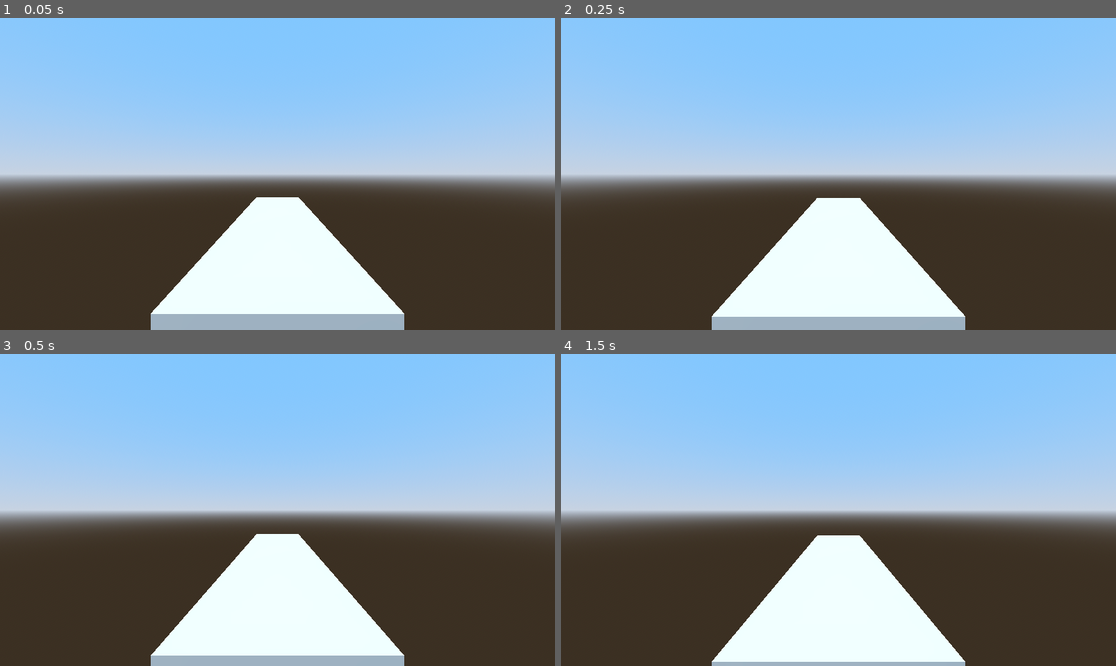
Above: before the commit, frames 1-4 (two rows, left to right).
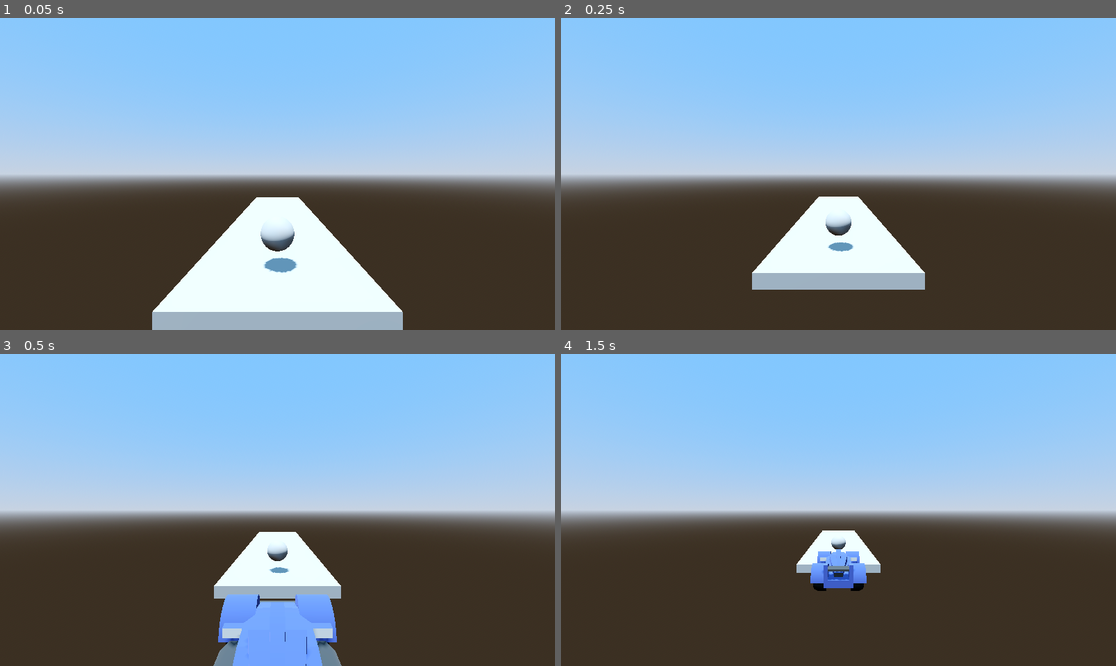
Above: after the commit, the same moments.

Repository: sassani134/arcadeStyleCarGame
Game: Godot game, scene res://Scenes/testPlatform.tscn
Same seed, same stepped clock (60 frames per second), same inputs: the game is played once before the commit and once after it. The project has no main scene, so this scene is started directly.
Inputs (mouse positions are in pixels of both pictures, inside the frame that each line leads up to):
- Up to frame 1 (0.05 s): no input
- Up to frame 2 (0.25 s): no input
- Up to frame 3 (0.5 s): no input
- Up to frame 4 (1.5 s): tap Enter (ui_accept) at 0.5, 0.77, 1.25 s; move the mouse to (960, 494) at 0.52 s; hold D 0.53-1.28 s; hold F 0.53-1.28 s; click (960, 494) at 0.67 s; move the mouse to (727, 525) at 1.27 s; hold S from 1.28 s (still down); tap Space at 1.35 s

The runs differ from the first frame. In frame 1, 0.9% of the frame differs, in the area x 27-73%, y 65-100%; in frame 2, 7.8%; in frame 3, 9.6%; in frame 4, 11%, in the area x 27-73%, y 56-100%.

Commit message:
The camera is showing the car but in a bizzare way - needed to follow the mesh and not the rigid body - need improvment

Diff:
--- a/Scenes/car.tscn
+++ b/Scenes/car.tscn
@@ -12,6 +12,8 @@
 
 [sub_resource type="SphereShape3D" id="SphereShape3D_c8lug"]
 radius = 1.0
+
+[sub_resource type="SphereMesh" id="SphereMesh_fmvpj"]
 
 [sub_resource type="Resource" id="Resource_dupl0"]
 script = ExtResource("5_e26mb")
@@ -37,8 +39,11 @@
 angular_damp = 10.0
 script = ExtResource("1_ij2de")
 
-[node name="Sphere" type="CollisionShape3D" parent="."]
+[node name="CollisionShape3D" type="CollisionShape3D" parent="."]
 shape = SubResource("SphereShape3D_c8lug")
+
+[node name="MeshInstance3D" type="MeshInstance3D" parent="CollisionShape3D"]
+mesh = SubResource("SphereMesh_fmvpj")
 
 [node name="CarMesh" parent="." instance=ExtResource("2_yirdf")]
 
@@ -56,7 +61,7 @@
 script = ExtResource("4_80avm")
 priority = 1
 follow_mode = 6
-follow_target = NodePath("..")
+follow_target = NodePath("../CarMesh")
 look_at_target = NodePath("..")
 tween_resource = SubResource("Resource_dupl0")
 camera_3d_resource = SubResource("Resource_1jbly")
Not shown: 1 places in Scenes/car.tscn that only renumber resources
